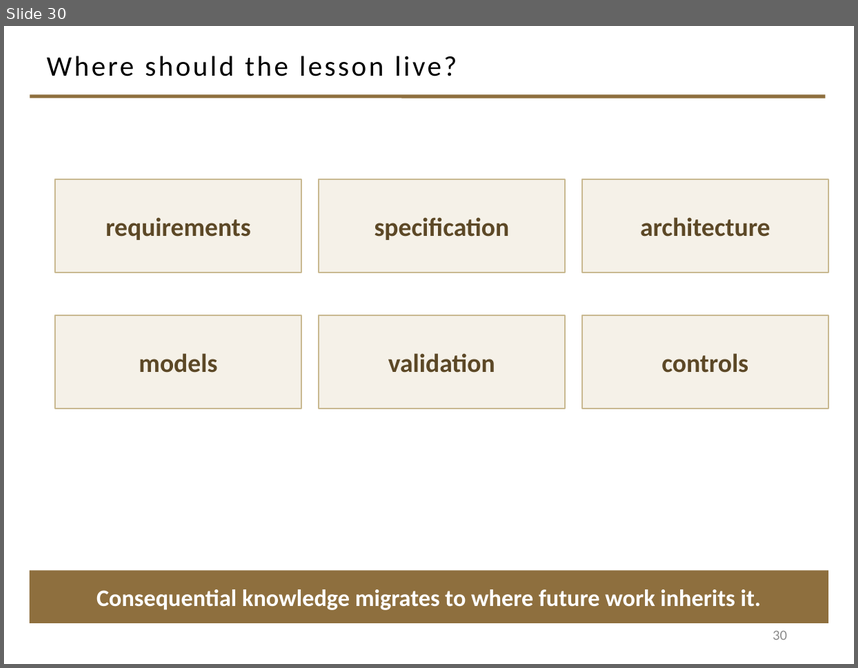
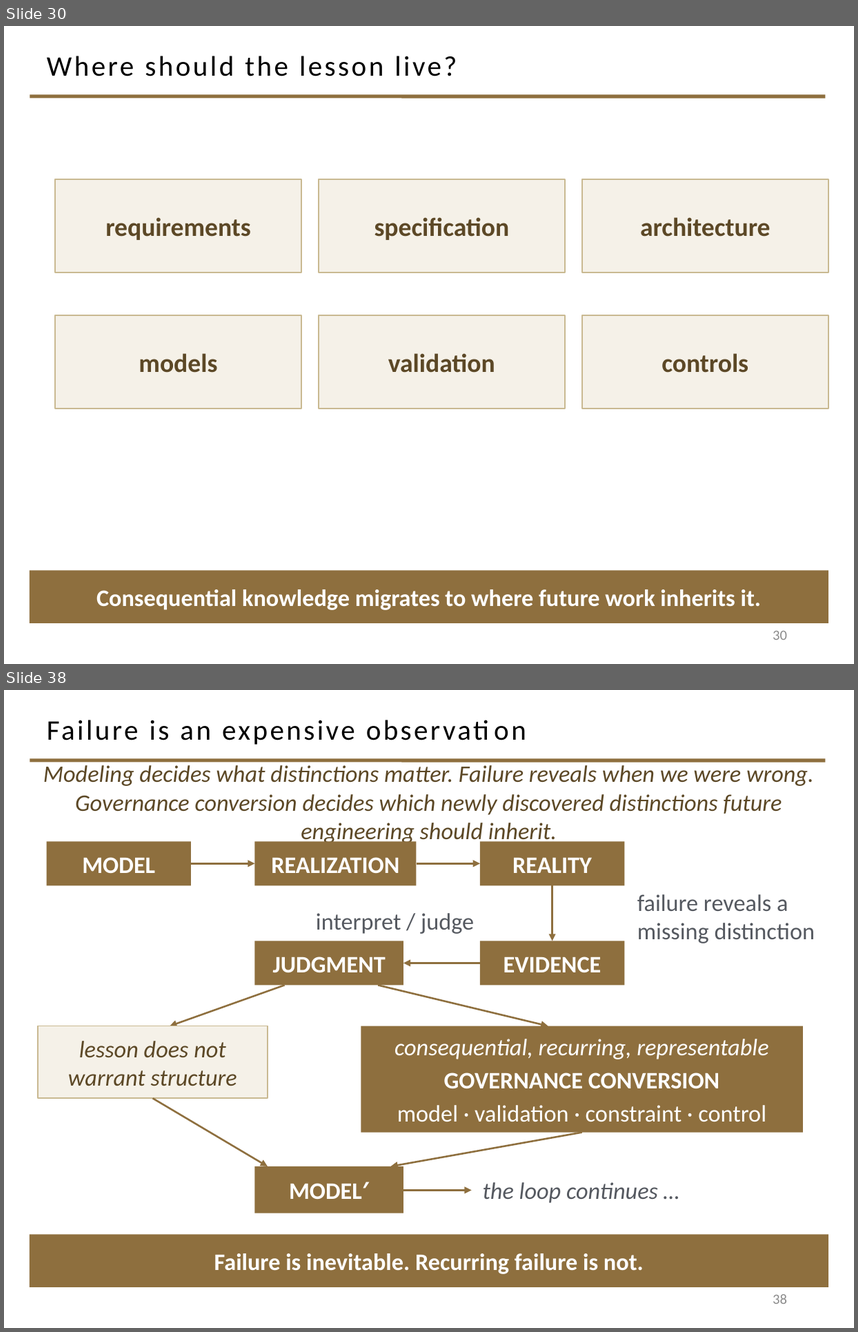
Before and after one commit to davisjam/model-based-agentic-software-engineering, a slide deck: course/lectures/act-2-delegation-and-control/04-failure-aware-engineering/2-4-Failure-Aware-Engineering.pptx. Shown one above the other, each under a label of ours: slide 30 before the commit, slides 30 and 38 after it; the slides between them are not shown. The pictures are 858x668 and 858x1332 pixels, drawn with LibreOffice and Linux fonts; fonts in the diff are those of the drawing; background and template pictures are left out. Boxes give left, top, right and bottom in pixels: in the first picture for what was removed or moved away, otherwise in the second. Text is boxed around its words. In the diff, an @@ line names an element or a change of style, - is before the commit and + after.

Commit message:
deck 2-4: movement 4 — governance conversion climax + modeling-loop closing figure (slides 31-38)

```diff
--- a/course/lectures/act-2-delegation-and-control/04-failure-aware-engineering/2-4-Failure-Aware-Engineering.pptx
+++ b/course/lectures/act-2-delegation-and-control/04-failure-aware-engineering/2-4-Failure-Aware-Engineering.pptx
@@ slide 38 added at (4, 690, 854, 1328), background #FFFFFF; not listed: 1 template element that a slide beside it also shows @@
@@ title added at (47, 720, 355, 745), 24 pt, text #000000 @@
+Failure is an expensive observation
@@ text added at (43, 765, 814, 845), 20 pt, text #5C4826, italic @@
+Modeling decides what distinctions matter. Failure reveals when we were wrong. Governance conversion decides which newly discovered distinctions future engineering should inherit.
@@ rectangle added at (47, 841, 191, 885), fill #8E6F3E, 20 pt, text #FFFFFF, bold @@
+MODEL
@@ rectangle added at (254, 841, 417, 885), fill #8E6F3E, 20 pt, text #FFFFFF, bold @@
+REALIZATION
@@ rectangle added at (480, 841, 624, 885), fill #8E6F3E, 20 pt, text #FFFFFF, bold @@
+REALITY
@@ arrow added from (191, 863) to (254, 863), #8E6F3E 1.5 pt @@
@@ arrow added from (417, 863) to (480, 863), #8E6F3E 1.5 pt @@
@@ arrow added from (553, 885) to (553, 940), #8E6F3E 1.5 pt @@
@@ text added at (637, 894, 815, 943), 20 pt, text #555960 @@
+failure reveals a missing distinction
@@ text added at (316, 913, 474, 934), 20 pt, text #555960 @@
+interpret / judge
@@ rectangle added at (254, 940, 404, 985), fill #8E6F3E, 20 pt, text #FFFFFF, bold @@
+JUDGMENT
@@ rectangle added at (480, 940, 624, 985), fill #8E6F3E, 20 pt, text #FFFFFF, bold @@
+EVIDENCE
@@ arrow added from (480, 963) to (404, 963), #8E6F3E 1.5 pt @@
@@ arrow added from (285, 985) to (170, 1026), #8E6F3E 1.5 pt @@
@@ arrow added from (378, 985) to (548, 1026), #8E6F3E 1.5 pt @@
@@ rectangle added at (38, 1026, 268, 1098), fill #F5F1E8, outline #C9B991 1 pt, 20 pt, text #5C4826, italic @@
+lesson does not warrant structure
@@ rectangle added at (361, 1026, 803, 1132), fill #8E6F3E, 20 pt, text #FFFFFF @@
+consequential, recurring, representable
+GOVERNANCE CONVERSION
+model · validation · constraint · control
@@ arrow added from (153, 1098) to (268, 1166), #8E6F3E 1.5 pt @@
@@ arrow added from (582, 1132) to (391, 1166), #8E6F3E 1.5 pt @@
@@ rectangle added at (254, 1166, 404, 1213), fill #8E6F3E, 20 pt, text #FFFFFF, bold @@
+MODEL′
@@ text added at (483, 1182, 658, 1203), 20 pt, text #555960, italic @@
+the loop continues …
@@ arrow added from (404, 1190) to (472, 1190), #8E6F3E 1.5 pt @@
@@ rectangle added at (30, 1234, 829, 1287), fill #8E6F3E, 20 pt, text #FFFFFF, bold @@
+Failure is inevitable. Recurring failure is not.
@@ page number added at (773, 1294, 787, 1303), 12 pt, text #8C8C8C @@
+38
```
Also in this commit, not shown: 7 other slides added.
